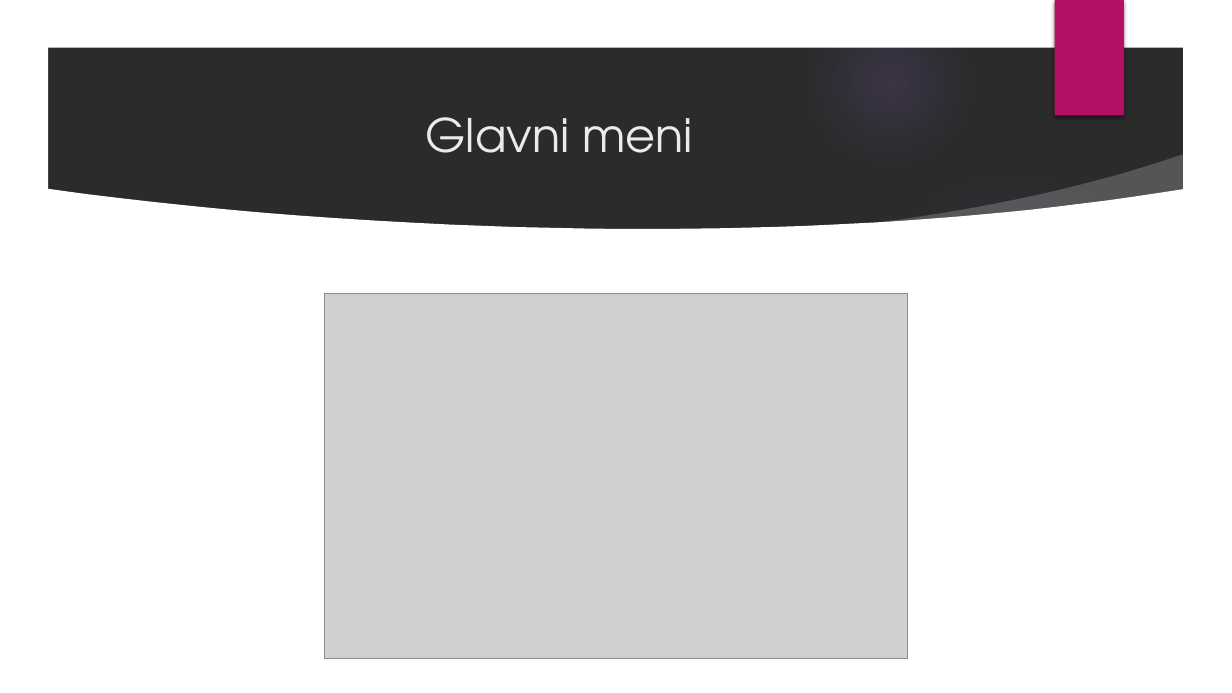
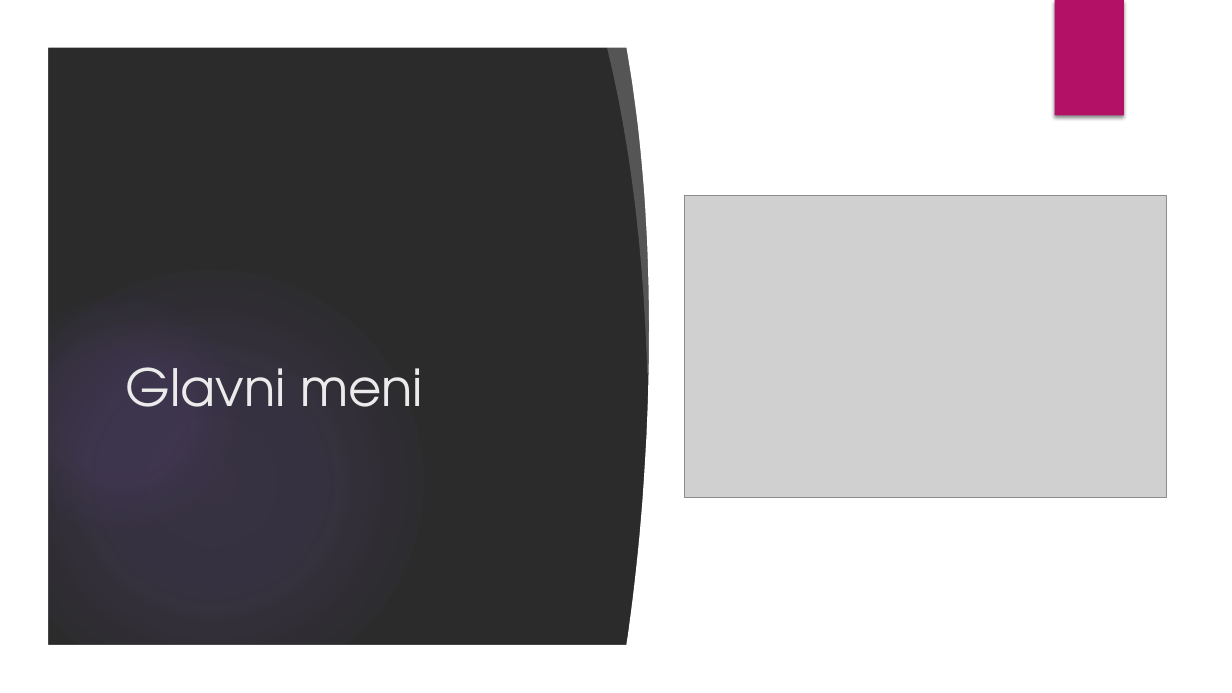
Before and after one commit to DavidManic/MineSweepersServer, a slide deck: slide 6 of Prezentacija.pptx (slide 8 before the commit). Drawn at 1232x693 pixels with LibreOffice and Linux fonts; fonts in the diff are those of the drawing; grey boxes stand for pictures; background and template pictures are left out; a plain dark background stands for a picture behind light text. Boxes give left, top, right and bottom in pixels: in the first picture for what was removed or moved away, otherwise in the second. Text is boxed around its words. In the diff, an @@ line names an element or a change of style, - is before the commit and + after.

```diff
--- a/Prezentacija.pptx
+++ b/Prezentacija.pptx
@@ freeform shape added at (606, 39, 677, 375), fill #FFFFFF at 20% opacity @@
@@ freeform shape added at (625, 40, 752, 652), fill #FFFFFF @@
@@ rectangle added at (737, 41, 1189, 653), fill #FFFFFF @@
@@ freeform shape removed at (857, 154, 1194, 255) @@
@@ ellipse removed at (870, 169, 1154, 454) @@
@@ freeform shape removed at (46, 189, 1186, 647) @@
@@ picture: place and size @@
-picture at (325, 294, 908, 659)
+picture at (685, 196, 1167, 498)
@@ title "Glavni meni": place and size @@
-title "Glavni meni" at (426, 117, 693, 153)
+title "Glavni meni" at (126, 367, 423, 407)
@@ title "Glavni meni" at (126, 367, 423, 407): size 36 to 40 pt; alignment centre to left @@
```
Also in this commit, not shown: 8 other slides changed, 6 slides added, 4 slides removed, 6 other files.
